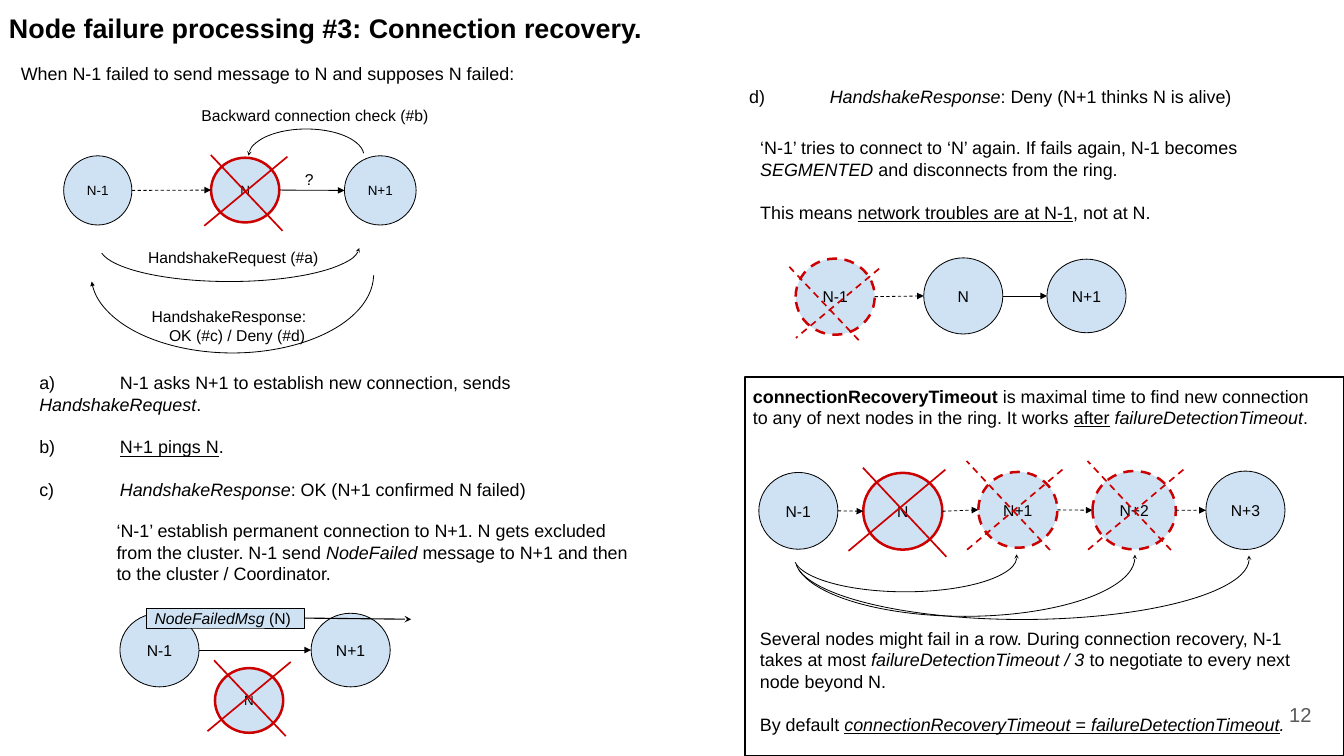
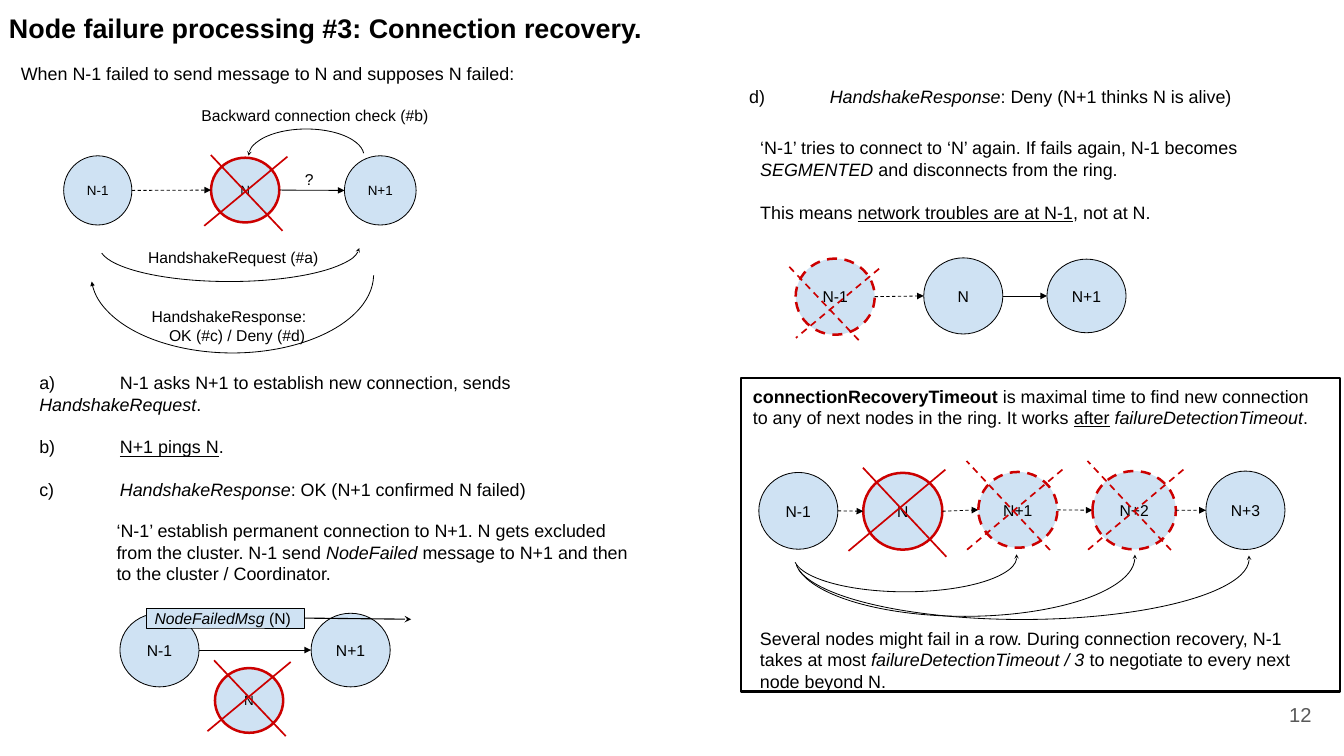
Before and after one commit to Vladsz83/doc, a slide deck: slide 13 of Discovery.pptx. Drawn at 1344x756 pixels with LibreOffice and Linux fonts; fonts in the diff are those of the drawing. Boxes give left, top, right and bottom in pixels: in the first picture for what was removed or moved away, otherwise in the second. Text is boxed around its words. In the diff, an @@ line names an element or a change of style, - is before the commit and + after.

Commit message:
more accurate conn. recovery descruption

```diff
--- a/Discovery.pptx
+++ b/Discovery.pptx
@@ rectangle: place and size @@
-rectangle at [745, 377, 1344, 756]
+rectangle at [741, 378, 1340, 692]
@@ text at [760, 718, 1285, 735]: paragraph removed @@
-By default connectionRecoveryTimeout = failureDetectionTimeout.
```
Also in this commit, not shown: 1 other slide changed.
